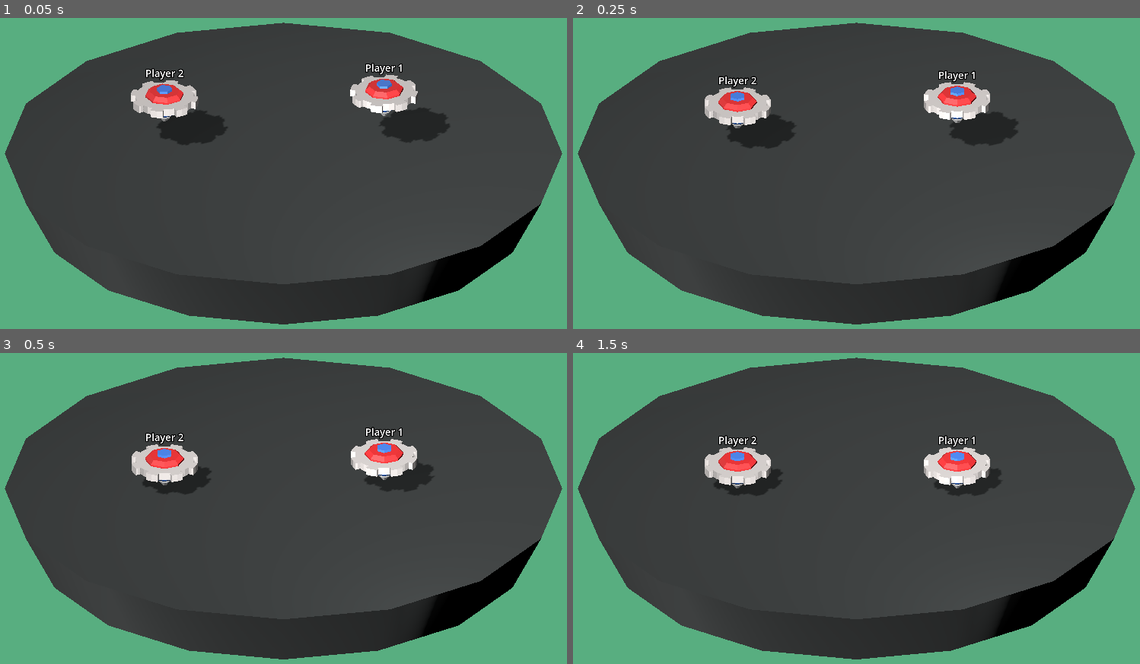
Above: before the commit, frames 1-4 (two rows, left to right).
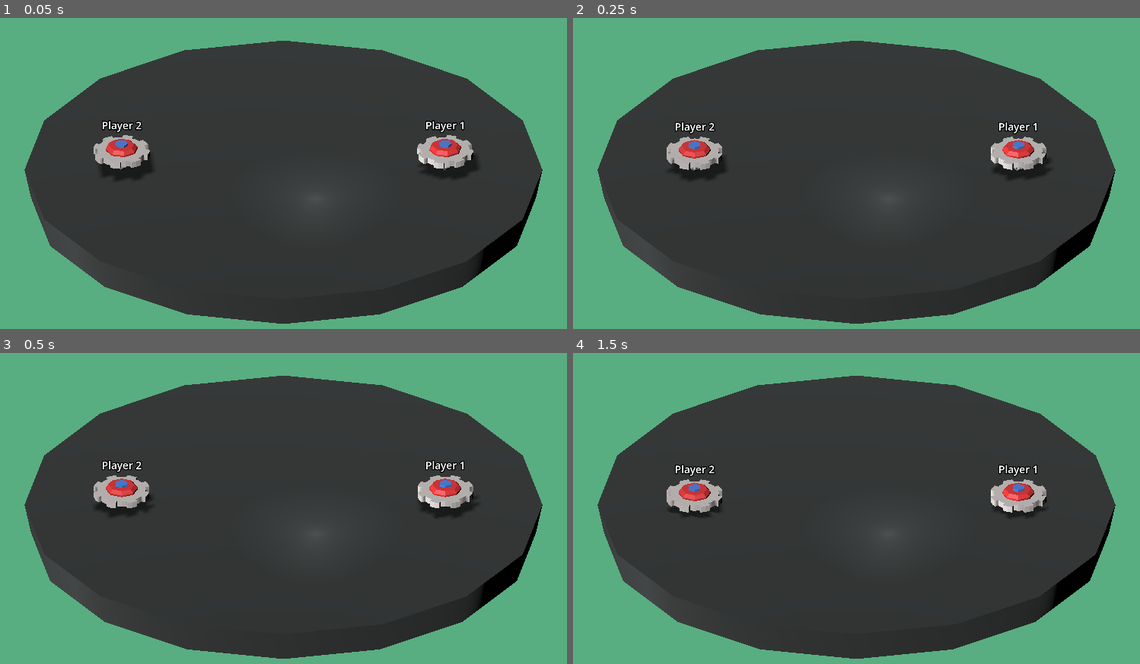
Above: after the commit, the same moments.

Repository: LucasFASouza/pioes-de-batalha
Game: Godot game, scene res://Scenes/battle.tscn
The game is run twice, just before and just after one commit, with the same random seed, the same clock (stepped at 60 frames per second) and the same inputs.
Inputs:
- Up to frame 1 (0.05 s): no input
- Up to frame 2 (0.25 s): no input
- Up to frame 3 (0.5 s): no input
- Up to frame 4 (1.5 s): tap Enter at 1.25 s

The runs differ from the first frame. In frame 1, 15% of the frame differs, in the area x 0-100%, y 1-99%; in frame 2, 15%; in frame 3, 15%; in frame 4, 14%.

Commit message:
resize the whole thing

Diff:
--- a/Scenes/battle.tscn
+++ b/Scenes/battle.tscn
@@ -1,21 +1,19 @@
-[gd_scene load_steps=10 format=3 uid="uid://2vqcvfh7orwt"]
+[gd_scene load_steps=9 format=3 uid="uid://2vqcvfh7orwt"]
 
 [ext_resource type="Script" path="res://Scripts/game_manager.gd" id="1_bl4i6"]
 [ext_resource type="PackedScene" uid="uid://b0wcpc4n0ljim" path="res://Scenes/piao.tscn" id="1_rnlff"]
 
-[sub_resource type="BoxShape3D" id="BoxShape3D_sxka1"]
-size = Vector3(80, 5, 80)
-
 [sub_resource type="CylinderShape3D" id="CylinderShape3D_usxev"]
-radius = 8.5
+radius = 39.7307
 
 [sub_resource type="StandardMaterial3D" id="StandardMaterial3D_4iv7u"]
 albedo_color = Color(0.2, 0.211765, 0.211765, 1)
 
 [sub_resource type="CylinderMesh" id="CylinderMesh_xc2o3"]
 material = SubResource("StandardMaterial3D_4iv7u")
-top_radius = 9.0
-bottom_radius = 8.0
+top_radius = 40.0
+bottom_radius = 39.0
+height = 5.0
 radial_segments = 16
 
 [sub_resource type="ProceduralSkyMaterial" id="ProceduralSkyMaterial_nt5fr"]
@@ -38,16 +36,10 @@
 [node name="GameManager" type="Node3D" parent="."]
 script = ExtResource("1_bl4i6")
 
-[node name="Area3D" type="Area3D" parent="GameManager"]
-
-[node name="CollisionShape3D" type="CollisionShape3D" parent="GameManager/Area3D"]
-transform = Transform3D(1, 0, 0, 0, 1, 0, 0, 0, 1, 0, -7.02221, 0)
-shape = SubResource("BoxShape3D_sxka1")
-
 [node name="WinnerLabel" type="Label3D" parent="GameManager"]
-transform = Transform3D(1, 0, 0, 0, 1, 0, 0, 0, 1, 0, 2.005, 10)
+transform = Transform3D(1, 0, 0, 0, 1, 0, 0, 0, 1, 0, 6.615, 38.385)
 visible = false
-pixel_size = 0.05
+pixel_size = 0.25
 text = "Jogador N Venceu! :)"
 
 [node name="Stadium" type="StaticBody3D" parent="."]
@@ -68,19 +60,9 @@
 sky_mode = 1
 
 [node name="Camera3D" type="Camera3D" parent="."]
-transform = Transform3D(1, 0, 0, 0, 0.882948, 0.469471, 0, -0.469471, 0.882948, 0, 10, 17.458)
+transform = Transform3D(1, 0, 0, 0, 0.866025, 0.5, 0, -0.5, 0.866025, 0, 55.79, 89.67)
 projection = 1
-fov = 35.5
-size = 11.031
-near = 0.001
-far = 35.0
-
-[node name="Player 1" parent="." instance=ExtResource("1_rnlff")]
-transform = Transform3D(1, 0, 0, 0, 1, 0, 0, 0, 1, 3.25328, 2.90506, 0)
-
-[node name="Player 2" parent="." instance=ExtResource("1_rnlff")]
-transform = Transform3D(1, 0, 0, 0, 1, 0, 0, 0, 1, -3.84164, 2.71019, 0)
-player_number = "2"
+size = 52.783
 
 [node name="WorldEnvironment" type="WorldEnvironment" parent="."]
 environment = SubResource("Environment_gb6jl")
@@ -91,4 +73,13 @@
 omni_range = 23.323
 omni_attenuation = 0.1
 
-[connection signal="body_entered" from="GameManager/Area3D" to="GameManager" method="_on_area_3d_body_entered"]
+[node name="Players" type="Node3D" parent="."]
+
+[node name="Player 1" parent="Players" instance=ExtResource("1_rnlff")]
+transform = Transform3D(1, 0, 0, 0, 1, 0, 0, 0, 1, 25, 2.6, 0)
+max_speed = 50.0
+
+[node name="Player 2" parent="Players" instance=ExtResource("1_rnlff")]
+transform = Transform3D(1, 0, 0, 0, 1, 0, 0, 0, 1, -25, 2.6, 0)
+max_speed = 50.0
+player_number = "2"
--- a/Scenes/explosion.tscn
+++ b/Scenes/explosion.tscn
@@ -1,18 +1,11 @@
-[gd_scene load_steps=10 format=3 uid="uid://cwy5verpybhah"]
+[gd_scene load_steps=8 format=3 uid="uid://cwy5verpybhah"]
 
 [ext_resource type="Script" path="res://Scripts/explosion.gd" id="1_gxw2k"]
 [ext_resource type="AudioStream" uid="uid://cjg74rnwf23dr" path="res://Assets/hit.wav" id="2_edjo3"]
 
-[sub_resource type="Gradient" id="Gradient_colorful"]
-offsets = PackedFloat32Array(0, 0, 0, 1)
-colors = PackedColorArray(1, 1, 0.8, 1, 1, 0.3, 0, 1, 0.8, 0.1, 0, 0, 1, 0.6, 0.2, 1)
-
-[sub_resource type="GradientTexture1D" id="GradientTexture1D_colorful"]
-gradient = SubResource("Gradient_colorful")
-
 [sub_resource type="Curve" id="Curve_rdmk7"]
-_data = [Vector2(0, 1), 0.0, 0.0, 0, 0, Vector2(0.728707, 0.991844), 0.0, 0.0, 0, 0, Vector2(1, 0), 0.0, 0.0, 0, 0]
-point_count = 3
+_data = [Vector2(0, 1), 0.0, 0.0, 0, 0, Vector2(0.337539, 1), 0.0, 0.0, 0, 0, Vector2(0.772871, 0.584065), -2.58532, -2.58532, 0, 0, Vector2(0.955836, 0), 0.0, 0.0, 0, 0]
+point_count = 4
 
 [sub_resource type="CurveTexture" id="CurveTexture_v0j2i"]
 curve = SubResource("Curve_rdmk7")
@@ -20,34 +13,31 @@
 [sub_resource type="ParticleProcessMaterial" id="ParticleProcessMaterial_2g367"]
 particle_flag_align_y = true
 spread = 180.0
-initial_velocity_min = 7.0
-initial_velocity_max = 8.0
-scale_min = 0.2
-scale_max = 0.6
+initial_velocity_min = 12.0
+initial_velocity_max = 14.0
+scale_max = 1.8
 scale_curve = SubResource("CurveTexture_v0j2i")
-color = Color(1, 0.9, 0.3, 1)
-color_ramp = SubResource("GradientTexture1D_colorful")
 
 [sub_resource type="StandardMaterial3D" id="StandardMaterial3D_1gtug"]
+vertex_color_use_as_albedo = true
 albedo_color = Color(0.997561, 0.5449, 0, 1)
 emission_enabled = true
 emission = Color(0.996078, 0.545098, 0, 1)
-emission_energy_multiplier = 2.5
+emission_energy_multiplier = 2.0
 
 [sub_resource type="CylinderMesh" id="CylinderMesh_em56x"]
 material = SubResource("StandardMaterial3D_1gtug")
-top_radius = 0.1
+top_radius = 0.15
 bottom_radius = 0.0
-height = 1.0
+height = 1.6
 
 [node name="Explosion" type="Node3D"]
 script = ExtResource("1_gxw2k")
 
 [node name="Debris" type="GPUParticles3D" parent="."]
-emitting = false
+transform = Transform3D(1, 0, 0, 0, 1, 0, 0, 0, 1, 0, 3.03862, 0)
 amount = 16
-lifetime = 0.25
-one_shot = true
+lifetime = 0.5
 explosiveness = 1.0
 fixed_fps = 60
 process_material = SubResource("ParticleProcessMaterial_2g367")
--- a/Scenes/piao.tscn
+++ b/Scenes/piao.tscn
@@ -6,41 +6,41 @@
 [ext_resource type="ArrayMesh" uid="uid://bagidm5fs2mlm" path="res://Assets/pieces/blade_1.res" id="4_ej6r1"]
 
 [sub_resource type="SphereShape3D" id="SphereShape3D_6lvs3"]
-radius = 1.0
+radius = 2.49
 
-[sub_resource type="SphereShape3D" id="SphereShape3D_afbao"]
-radius = 1.1
+[sub_resource type="SphereShape3D" id="SphereShape3D_fes5v"]
+radius = 6.0
 
 [node name="Piao" type="CharacterBody3D"]
 script = ExtResource("1_uqhqe")
 
 [node name="CollisionShape3D" type="CollisionShape3D" parent="."]
-transform = Transform3D(1, 0, 0, 0, 1, 0, 0, 0, 1, 0, 0.5, 0)
+transform = Transform3D(1, 0, 0, 0, 1, 0, 0, 0, 1, 0, 2.52933, 0)
 shape = SubResource("SphereShape3D_6lvs3")
 
 [node name="Label3D" type="Label3D" parent="."]
-transform = Transform3D(1, 0, 0, 0, 0.863184, 0.504889, 0, -0.504889, 0.863184, 0, 1.24328, 0)
-pixel_size = 0.01
+transform = Transform3D(1, 0, 0, 0, 0.863184, 0.504889, 0, -0.504889, 0.863184, 0, 7.87063, 0)
+pixel_size = 0.05
 text = "Player N"
 
 [node name="Area3D" type="Area3D" parent="."]
 
 [node name="CollisionShape3D" type="CollisionShape3D" parent="Area3D"]
-transform = Transform3D(1, 0, 0, 0, 1, 0, 0, 0, 1, 0, 0.5, 0)
-shape = SubResource("SphereShape3D_afbao")
+transform = Transform3D(1, 0, 0, 0, 1, 0, 0, 0, 1, 0, 3.16773, 0)
+shape = SubResource("SphereShape3D_fes5v")
 
 [node name="GFX" type="Node3D" parent="."]
 
 [node name="Tip" type="MeshInstance3D" parent="GFX"]
-transform = Transform3D(0.25, 0, 0, 0, 0.25, 0, 0, 0, 0.25, 0, -0.285144, 0)
+transform = Transform3D(1, 0, 0, 0, 1, 0, 0, 0, 1, 0, 0.8, 0)
 mesh = ExtResource("2_yku7g")
 
 [node name="Body" type="MeshInstance3D" parent="GFX"]
-transform = Transform3D(0.25, 0, 0, 0, 0.25, 0, 0, 0, 0.25, 0, 0.285544, 0)
+transform = Transform3D(1, 0, 0, 0, 1, 0, 0, 0, 1, 0, 3.1, 0)
 mesh = ExtResource("3_4fq61")
 
 [node name="Blade" type="MeshInstance3D" parent="GFX"]
-transform = Transform3D(0.25, 0, 0, 0, 0.25, 0, 0, 0, 0.25, 0, 0.289509, 0)
+transform = Transform3D(1, 0, 0, 0, 1, 0, 0, 0, 1, 0, 3.0859, 0)
 mesh = ExtResource("4_ej6r1")
 
 [connection signal="body_entered" from="Area3D" to="." method="_on_area_3d_body_entered"]
--- /dev/null
+++ b/Scenes/rigid_piao.tscn
@@ -0,0 +1,42 @@
+[gd_scene load_steps=6 format=3 uid="uid://b2vio8m3x6njk"]
+
+[ext_resource type="ArrayMesh" uid="uid://bjm8d5qxl33f" path="res://Assets/pieces/tip_1.res" id="2_u3yva"]
+[ext_resource type="ArrayMesh" uid="uid://u5dvm7o6omh5" path="res://Assets/pieces/body_1.res" id="3_d4mde"]
+[ext_resource type="ArrayMesh" uid="uid://bagidm5fs2mlm" path="res://Assets/pieces/blade_1.res" id="4_imau2"]
+
+[sub_resource type="SphereShape3D" id="SphereShape3D_6lvs3"]
+radius = 2.49027
+
+[sub_resource type="CylinderShape3D" id="CylinderShape3D_e12ol"]
+radius = 4.2
+
+[node name="Bey" type="RigidBody3D"]
+contact_monitor = true
+max_contacts_reported = 10
+
+[node name="CollisionShapeTip" type="CollisionShape3D" parent="."]
+transform = Transform3D(1, 0, 0, 0, 1, 0, 0, 0, 1, 0, 2.52933, 0)
+shape = SubResource("SphereShape3D_6lvs3")
+
+[node name="CollisionShapeBlade" type="CollisionShape3D" parent="."]
+transform = Transform3D(1, 0, 0, 0, 1, 0, 0, 0, 1, 0, 3.08913, 0)
+shape = SubResource("CylinderShape3D_e12ol")
+
+[node name="Label3D" type="Label3D" parent="."]
+transform = Transform3D(1, 0, 0, 0, 0.863184, 0.504889, 0, -0.504889, 0.863184, 0, 7.87063, 0)
+pixel_size = 0.05
+text = "Player N"
+
+[node name="GFX" type="Node3D" parent="."]
+
+[node name="Tip" type="MeshInstance3D" parent="GFX"]
+transform = Transform3D(1, 0, 0, 0, 1, 0, 0, 0, 1, 0, 0.8, 0)
+mesh = ExtResource("2_u3yva")
+
+[node name="Body" type="MeshInstance3D" parent="GFX"]
+transform = Transform3D(1, 0, 0, 0, 1, 0, 0, 0, 1, 0, 3.1, 0)
+mesh = ExtResource("3_d4mde")
+
+[node name="Blade" type="MeshInstance3D" parent="GFX"]
+transform = Transform3D(1, 0, 0, 0, 1, 0, 0, 0, 1, 0, 3.0859, 0)
+mesh = ExtResource("4_imau2")
--- a/Scripts/explosion.gd
+++ b/Scripts/explosion.gd
@@ -3,12 +3,12 @@
 @onready var debris = $Debris
 @onready var explosion_souns: AudioStreamPlayer3D = $ExplosionSouns
 
-func explode(impact_force: float = 1.0):
-	var scale_multiplier = clamp(impact_force / 10.0, 0.3, 3.0)
-	scale = Vector3.ONE * scale_multiplier
+func explode(_impact_force: float = 1.0):
+	# var scale_multiplier = clamp(impact_force / 15.0, 0.3, 3.0)
+	# scale = Vector3.ONE * scale_multiplier
 
-	var base_amount = 16
-	debris.amount = int(base_amount * clamp(scale_multiplier, 0.5, 3))
+	# var base_amount = 16
+	# debris.amount = int(base_amount * clamp(scale_multiplier, 0.5, 3))
 
 	debris.emitting = true
 
--- a/Scripts/game_manager.gd
+++ b/Scripts/game_manager.gd
@@ -2,18 +2,25 @@
 
 @onready var winner_label: Label3D = $WinnerLabel
 var is_game_over := false
+var players := []
 
-func _on_area_3d_body_entered(body: Node3D) -> void:
+func _ready() -> void:
+	var players_node = get_tree().current_scene.get_node("Players")
+	players = players_node.get_children()
+
+func _process(_delta: float) -> void:
 	if is_game_over:
 		return
 
-	is_game_over = true
+	for player in players:
+		if player.global_position.y < -10:
+			is_game_over = true
+			var fallen_player_number = player.player_number
+			var winner_player = "1" if fallen_player_number == "2" else "2"
 
-	var fallen_player = body.player_number
-	var winner_player = "1" if fallen_player == "2" else "2"
+			winner_label.text = "Jogador " + winner_player + " Venceu! :)"
+			winner_label.visible = true
 
-	winner_label.text = "Jogador " + winner_player + " Venceu! :)"
-	winner_label.visible = true
-
-	await get_tree().create_timer(1.5).timeout
-	get_tree().reload_current_scene()
+			await get_tree().create_timer(1.5).timeout
+			get_tree().reload_current_scene()
+			break
--- a/Scripts/piao.gd
+++ b/Scripts/piao.gd
@@ -2,13 +2,13 @@
 
 @onready var gfx: Node3D = $GFX
 
-@export var max_speed := 20.0
+@export var max_speed := 30.0
 @export var spin_speed := -720.0
 
-@export var friction := 0.01
+@export var friction := 0.03
 
-@export var bounce_factor := 1.0
-@export var min_bounce_strength := 3.0
+@export var bounce_factor := 2
+@export var min_bounce_strength := 20
 
 @export var player_number := "1"
 @onready var label_3d: Label3D = $Label3D
@@ -20,6 +20,7 @@
 
 func _ready() -> void:
 	label_3d.text = "Player " + player_number
+
 
 func _physics_process(delta: float) -> void:
 	if not is_on_floor():
@@ -46,9 +47,7 @@
 
 
 func _on_area_3d_body_entered(body: Node3D) -> void:
-	if body is CharacterBody3D and body != self:
-		print(self.name + " collided with " + body.name)
-
+	if body is CharacterBody3D and body != self and collision_stun_time <= 0:
 		var collision_direction = (global_transform.origin - body.global_transform.origin).normalized()
 
 		var my_speed = velocity.length()
@@ -57,7 +56,9 @@
 		var total_speed = my_speed + other_speed
 		var push_force = max(total_speed * bounce_factor, min_bounce_strength)
 
-		var collision_point = (global_transform.origin + body.global_transform.origin) * 0.5
+		print("\n" + self.name + " collided with " + body.name + " with a force of " + str(push_force))
+
+		var collision_point = (global_transform.origin + body.global_transform.origin)
 
 		var explosion = EXPLOSION_SCENE.instantiate()
 		get_tree().current_scene.add_child(explosion)
@@ -65,9 +66,11 @@
 		explosion.explode(push_force)
 
 		if total_speed > 0.1:
-
 			var my_knockback_multiplier = other_speed / total_speed
 			var other_knockback_multiplier = my_speed / total_speed
+
+			print(self.name + " speed: " + str(my_speed) + " | knockback multiplier: " + str(my_knockback_multiplier))
+			print(body.name + " speed: " + str(other_speed) + " | knockback multiplier: " + str(other_knockback_multiplier))
 
 			velocity += collision_direction * push_force * my_knockback_multiplier
 			body.velocity -= collision_direction * push_force * other_knockback_multiplier
